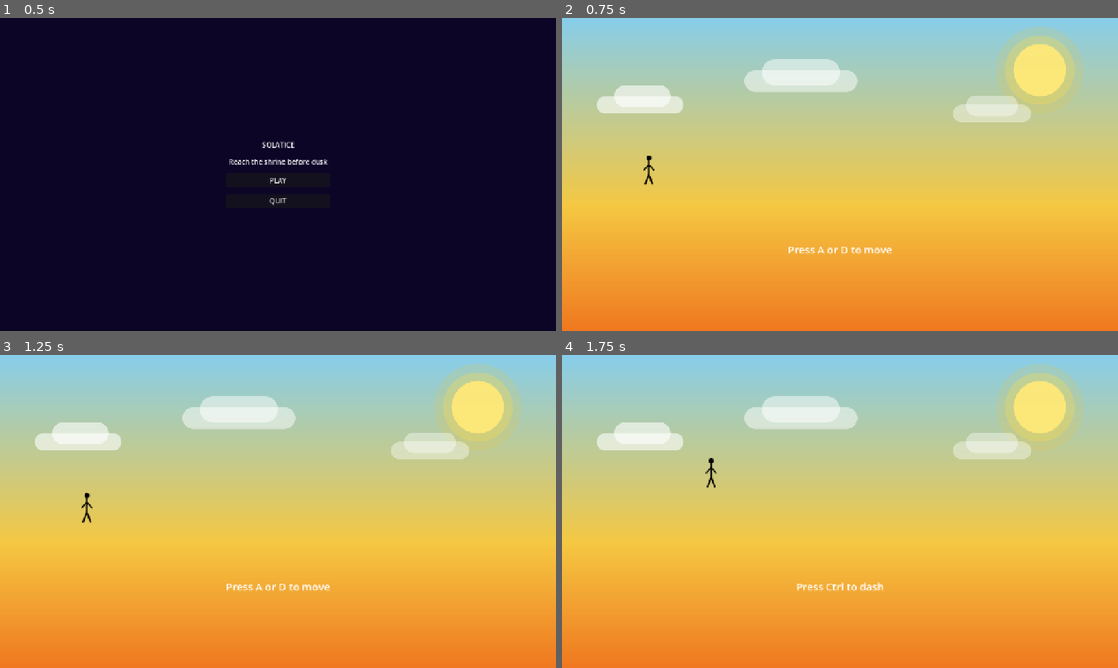
Above: before the commit, frames 1-4 (two rows, left to right).
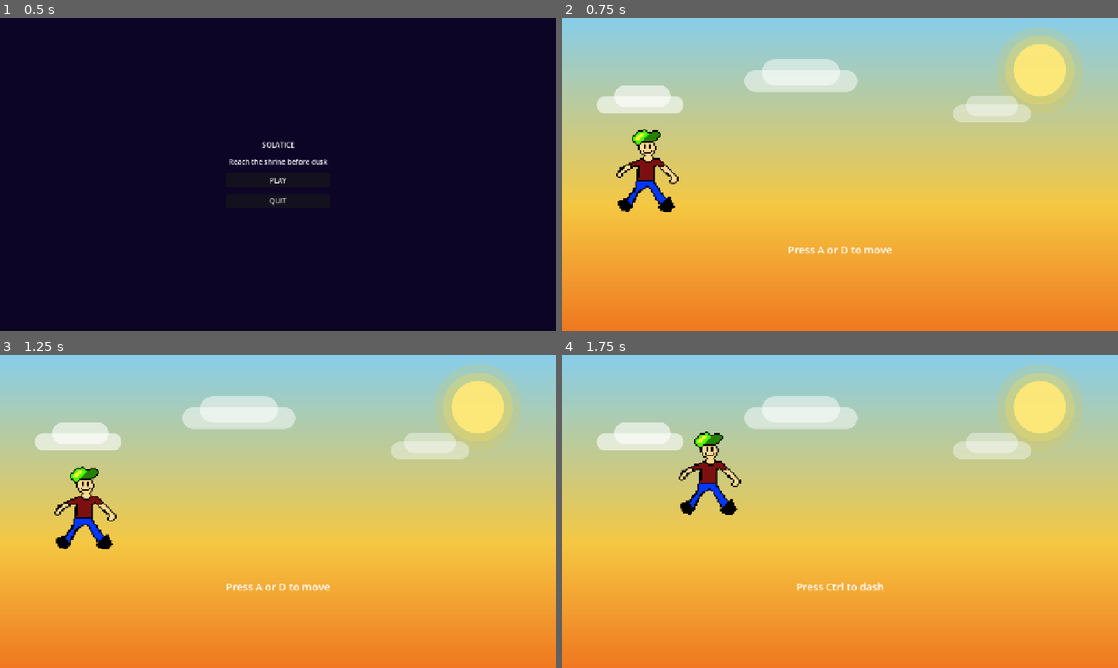
Above: after the commit, the same moments.

Repository: jchildree/Solatice-Gam-Jam-26
Game: Godot game, scene res://scenes/main_menu.tscn
Same seed, same stepped clock (60 frames per second), same inputs: the game is played once before the commit and once after it.
Inputs:
- Up to frame 1 (0.5 s): no input
- Up to frame 2 (0.75 s): click "PLAY" at 0.5 s
- Up to frame 3 (1.25 s): no input
- Up to frame 4 (1.75 s): tap A (move_left) at 1.25 s; hold D (move_right) from 1.28 s (still down); tap Shift (dash) at 1.35 s; tap Space (jump) at 1.52 s

Frame 1 is identical in both runs. In frame 2, 1.2% of the frame differs, in the area x 9-21%, y 35-62%; in frame 3, 1.2%; in frame 4, 1.2%.

Commit message:
feat(player): replace stickman SVG with pixel art character
Extracted character.png (72x64) from character.pxo.
Updated texture refs in game.tscn and tutorial.tscn.
Removed 1.5x scale override; BASE_SCALE set to Vector2(1.0, 1.0).

Diff:
--- a/scenes/game.tscn
+++ b/scenes/game.tscn
@@ -4,7 +4,7 @@
 [ext_resource type="Script" path="res://scripts/player.gd" id="2_plyr01"]
 [ext_resource type="Script" path="res://scripts/dusk_timer.gd" id="3_dusk01"]
 [ext_resource type="Script" path="res://scripts/ui.gd" id="4_ui01"]
-[ext_resource type="Texture2D" path="res://assets/sprites/stickman.svg" id="5_spr01"]
+[ext_resource type="Texture2D" path="res://assets/sprites/character.png" id="5_spr01"]
 [ext_resource type="Script" path="res://scripts/background.gd" id="6_bg01"]
 
 [sub_resource type="CapsuleShape2D" id="CS_player"]
@@ -29,7 +29,6 @@
 shape = SubResource("CS_player")
 
 [node name="Sprite2D" type="Sprite2D" parent="Player"]
-scale = Vector2(1.5, 1.5)
 texture = ExtResource("5_spr01")
 
 [node name="DuskTimer" type="Node" parent="." groups=["dusk_timer"]]
--- a/scenes/tutorial.tscn
+++ b/scenes/tutorial.tscn
@@ -4,7 +4,7 @@
 [ext_resource type="Script" path="res://scripts/player.gd" id="2_plyr"]
 [ext_resource type="Script" path="res://scripts/dusk_timer.gd" id="3_dusk"]
 [ext_resource type="Script" path="res://scripts/background.gd" id="4_bg"]
-[ext_resource type="Texture2D" path="res://assets/sprites/stickman.svg" id="5_spr"]
+[ext_resource type="Texture2D" path="res://assets/sprites/character.png" id="5_spr"]
 
 [sub_resource type="CapsuleShape2D" id="CS_player"]
 radius = 16.0
@@ -36,7 +36,6 @@
 shape = SubResource("CS_player")
 
 [node name="Sprite2D" type="Sprite2D" parent="Player"]
-scale = Vector2(1.5, 1.5)
 texture = ExtResource("5_spr")
 
 [node name="DuskTimer" type="Node" parent="." groups=["dusk_timer"]]
--- a/scripts/player.gd
+++ b/scripts/player.gd
@@ -24,7 +24,7 @@
 const WALL_JUMP_LOCKOUT_TIME = 0.15
 const APEX_GRAVITY_MULT = 0.69
 const APEX_THRESHOLD = 80.0
-const BASE_SCALE = Vector2(1.5, 1.5)
+const BASE_SCALE = Vector2(1.0, 1.0)
 
 var _run_tween: Tween
 var _running: bool = false
Binary file added: assets/sprites/character.png
